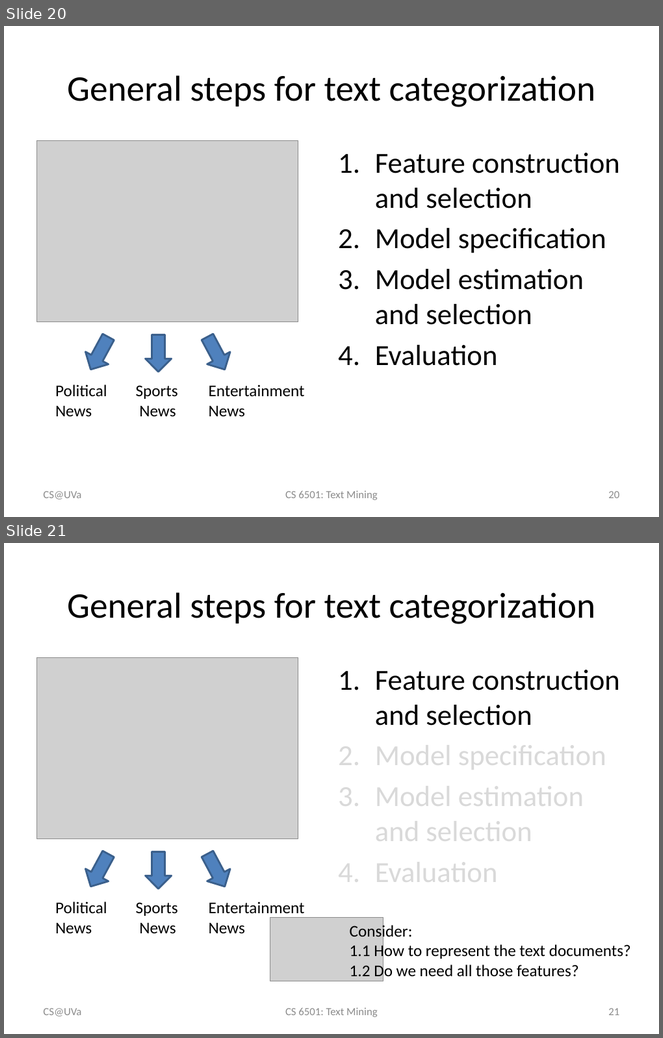
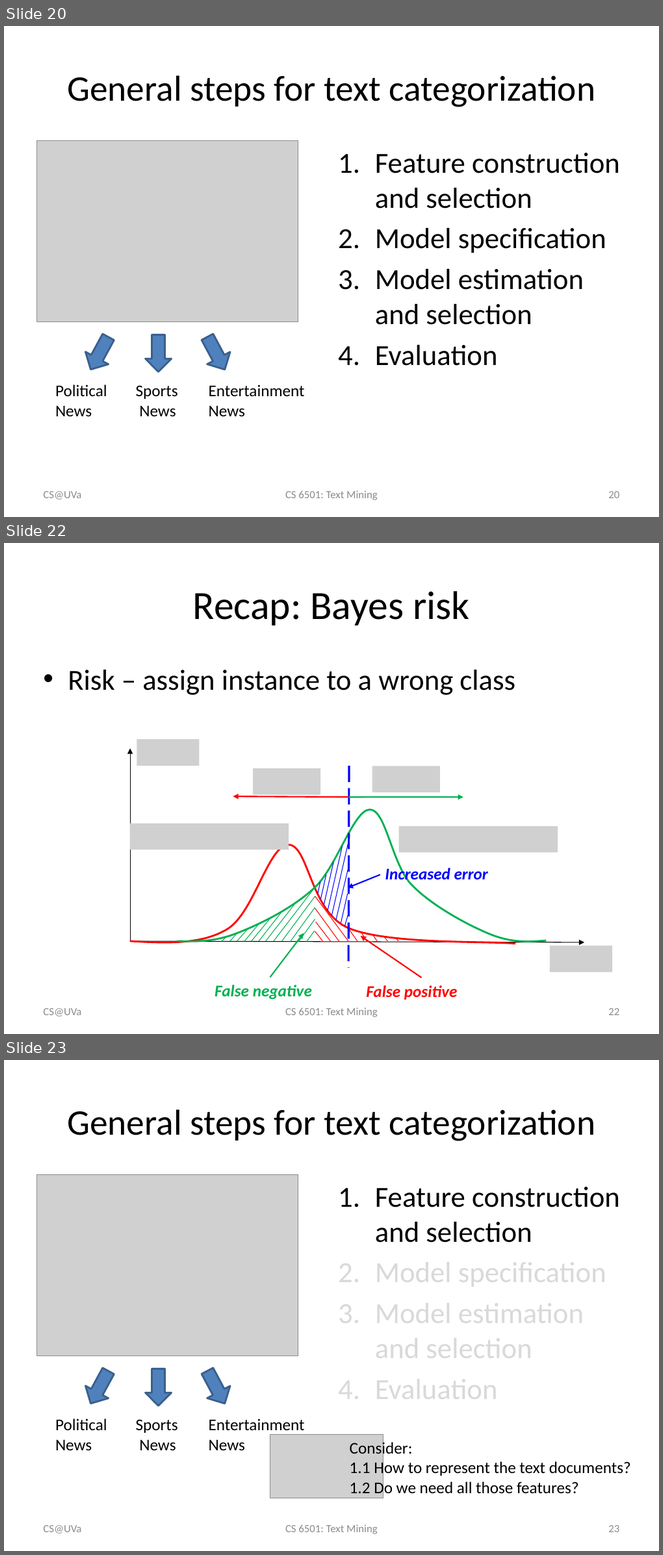
Before and after one commit to wang296/CS6501-Text-Mining, a slide deck: docs/TextCategorization.pptx. Shown one above the other, each under a label of ours: slides 20 and 21 before the commit, slides 20, 22 and 23 after it; the slides between them are not shown. The pictures are 663x1038 and 663x1555 pixels, drawn with LibreOffice and Linux fonts; fonts in the diff are those of the drawing; grey boxes stand for pictures. Boxes give left, top, right and bottom in pixels: in the first picture for what was removed or moved away, otherwise in the second. Text is boxed around its words. In the diff, an @@ line names an element or a change of style, - is before the commit and + after.

```diff
--- a/docs/TextCategorization.pptx
+++ b/docs/TextCategorization.pptx
@@ slide 22 added at <box>4,543,659,1034</box>, background #FFFFFF @@
@@ title added at <box>193,591,470,626</box>, 44 pt, text #000000 @@
+Recap: Bayes risk
@@ text added at <box>68,670,516,695</box>, 32 pt, text #000000 @@
+• Risk – assign instance to a wrong class
@@ arrow added from (131, 941) to (131, 749), #000000 0.75 pt @@
@@ picture added at <box>137,739,199,766</box> @@
@@ freeform shape added at <box>177,809,547,941</box>, outline #00B050 2 pt @@
@@ group added at <box>233,766,464,968</box>: 2 pictures, 2 arrows, 1 line @@
@@ picture added at <box>130,823,289,850</box> @@
@@ picture added at <box>399,826,558,852</box> @@
@@ freeform shape added at <box>130,845,516,944</box>, outline #FF0000 2 pt @@
@@ text added at <box>385,867,488,884</box>, 18 pt, text #0000FF, bold, italic @@
+Increased error
@@ arrow added from (380, 875) to (348, 888), #0000FF 1.5 pt @@
@@ line added from (315, 908) to (339, 942), #FF0000 0.75 pt @@
@@ line added from (315, 896) to (348, 941), #FF0000 0.75 pt @@
@@ line added from (315, 932) to (323, 941), #FF0000 0.75 pt @@
@@ line added from (316, 923) to (331, 942), #FF0000 0.75 pt @@
@@ group added at <box>318,842,348,927</box>: 8 lines @@
@@ line added from (348, 928) to (358, 941), #FF0000 0.75 pt @@
@@ line added from (361, 932) to (367, 941), #FF0000 0.75 pt @@
@@ arrow added from (131, 941) to (584, 943), #000000 0.75 pt @@
@@ group added at <box>222,888,315,942</box>: 12 lines @@
@@ group added at <box>215,934,458,1000</box>: 2 texts, 2 arrows @@
+False positive
+False negative
@@ line added from (373, 935) to (378, 941), #FF0000 0.75 pt @@
@@ line added from (384, 936) to (388, 941), #FF0000 0.75 pt @@
@@ line added from (396, 938) to (399, 941), #FF0000 0.75 pt @@
@@ picture added at <box>550,946,612,972</box> @@
@@ text added at <box>43,1008,81,1017</box>, 12 pt, text #8C8C8C @@
+CS@UVa
@@ text added at <box>285,1008,378,1017</box>, 12 pt, text #8C8C8C @@
+CS 6501: Text Mining
@@ page number added at <box>608,1008,620,1016</box>, 12 pt, text #8C8C8C @@
+22
@@ what was slide 21 is now slide 23 @@
@@ page number at <box>608,1525,620,1533</box>: text changed @@
-21
+23
```
Also in this commit, not shown: 6 slides changed, 3 other slides added, 1 other file.
